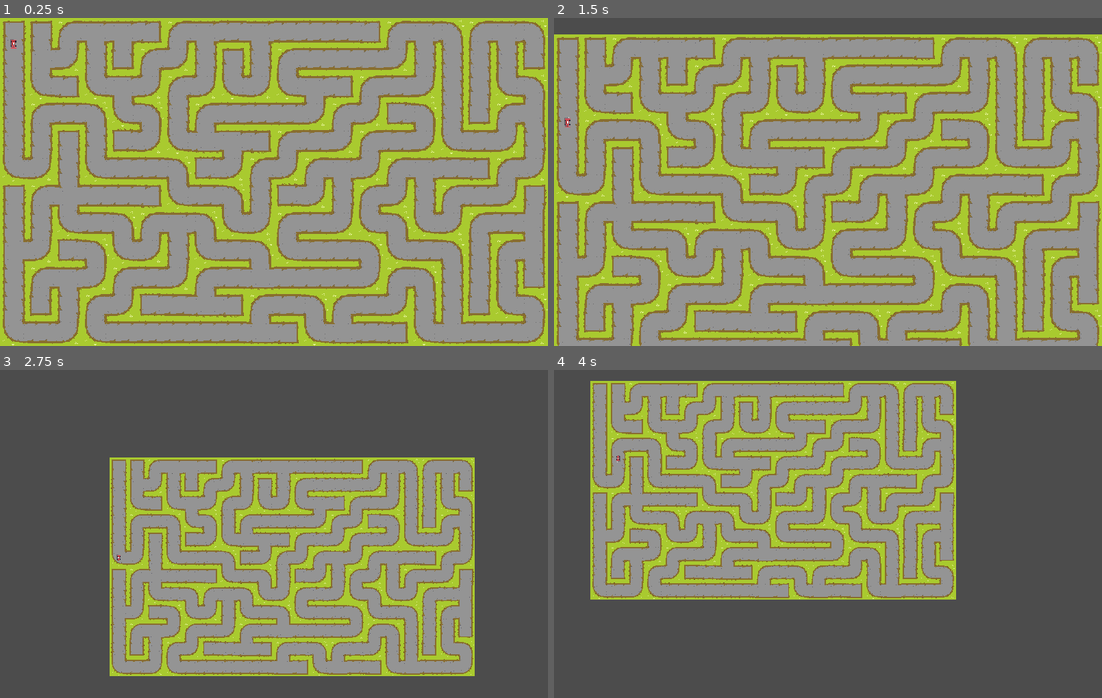
Above: before the commit, frames 1-4 (two rows, left to right).
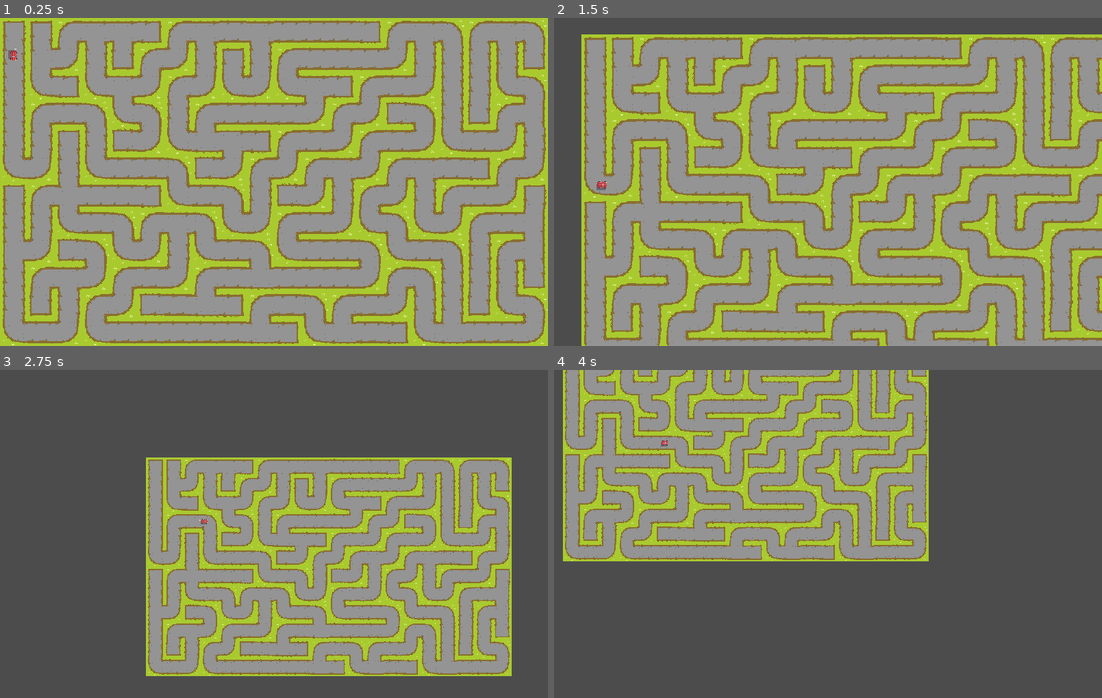
Above: after the commit, the same moments.

Repository: Yemm-Ps1/VideoGam
Game: Godot game, scene res://Maze.tscn
Two runs of this game, one before a commit and one after it. Both use one fixed random seed, a clock stepped at 60 frames per second and the inputs below.
Inputs (mouse positions are in pixels of both pictures, inside the frame that each line leads up to):
- Up to frame 1 (0.25 s): no input
- Up to frame 2 (1.5 s): tap Enter (ui_accept) at 0.5, 0.77, 1.25 s; move the mouse to (948, 165) at 0.52 s; hold Right (ui_right) 0.53-1.25 s; hold Ctrl (modifier) 0.53-1.25 s; click (948, 165) at 0.67 s; drag from (718, 198) to (800, 247) at 1.27 s
- Up to frame 3 (2.75 s): tap Enter (ui_accept) at 2 s; move the mouse to (328, 461) at 2.02 s; hold Right (ui_right) from 2.03 s (still down); hold Ctrl (modifier) from 2.03 s (still down); tap Mouse wheel down (scroll_down) at 2.1 s; click (328, 461) at 2.17 s
- Up to frame 4 (4 s): release Right (ui_right) at 2.75 s; release Ctrl (modifier) at 2.75 s; drag from (800, 599) to (663, 484) at 2.77 s; tap Enter (ui_accept) at 3.5, 3.77 s; move the mouse to (992, 583) at 3.52 s; hold Left (ui_left) from 3.53 s (still down); hold Ctrl (modifier) from 3.53 s (still down); click (992, 583) at 3.67 s

The runs differ from the first frame. In frame 1, less than 0.1% of the frame differs, in the area x 1-4%, y 6-13%; in frame 2, 39%, in the area x 0-100%, y 5-100%; in frame 3, 23%; in frame 4, 34%.

Commit message:
Camera movement stuff.

Diff:
--- a/Camera2D.gd
+++ b/Camera2D.gd
@@ -1,50 +1,34 @@
 extends Camera2D
-
-
-var dir_enum =  {
-	"ui_up" : Vector2.UP,
-	"ui_down" : Vector2.DOWN,
-	"ui_left" : Vector2.LEFT,
-	"ui_right" : Vector2.RIGHT
-}
 
 var movement_modifier = 64
 
-func _ready():
-	set_process_input(true)
+var window_size = OS.window_size
+var min_x = 0
+var min_y = 0
+var max_x = window_size.x
+var max_y = window_size.y
 
 
-var _previousPosition = Vector2.ZERO
+#func _ready():
+#	set_process_input(true)
+#	limit_top = 0
+#	limit_bottom = max_y
+#	limit_left = 0
+#	limit_right = max_x
+
+
 var _moveCamera = false
 
 func _unhandled_input(event):
-	for dir in dir_enum.keys():
-		if event.is_action_pressed(dir):
-			move(dir_enum[dir])
-
 	if event is InputEventMouseButton && event.button_index == BUTTON_LEFT:
 		get_tree().set_input_as_handled()
 		if event.is_pressed():
-			_previousPosition = event.position
 			_moveCamera = true
 		else:
 			_moveCamera = false
 	elif event is InputEventMouseMotion && _moveCamera:
 		get_tree().set_input_as_handled()
-		position += (_previousPosition - event.position)
-		_previousPosition = event.position
-
-
-#var dragging = false
-#func _input(event):
-#	if event is InputEventMouseButton:
-#		if event.is_pressed():
-#			dragging = true
-#		else:
-#			dragging = false
-#	elif event is InputEventMouseMotion and dragging:
-#		position = get_global_mouse_position()
-
-
-func move(dir):
-	position += dir * movement_modifier
+		var next_pos = position + event.relative * zoom.x * -1
+		position = next_pos
+		print(global_position)
+		#print(position)
--- a/Maze.gd
+++ b/Maze.gd
@@ -4,8 +4,6 @@
 const E = 2
 const S = 4
 const W = 8
-
-
 
 onready var Map = $TileMap
 
--- a/Maze.tscn
+++ b/Maze.tscn
@@ -11,6 +11,7 @@
 
 [node name="Camera2D" type="Camera2D" parent="."]
 current = true
+limit_smoothed = true
 script = ExtResource( 4 )
 
 [node name="TileMap" type="TileMap" parent="."]
--- a/Player.gd
+++ b/Player.gd
@@ -11,7 +11,7 @@
 var velocity
 var direction
 var i = 0
-export var speed = 2
+export var speed = 4
 
 func _process(delta):
 	var player_pos = _translatedPos(position)
@@ -24,8 +24,6 @@
 	elif i+1 == tree.size():
 		print("END")
 		return
-
-
 	position += velocity
 
 
--- a/Player.tscn
+++ b/Player.tscn
@@ -1,7 +1,8 @@
-[gd_scene load_steps=9 format=2]
+[gd_scene load_steps=14 format=2]
 
 [ext_resource path="res://assets/F1-Anim-1.png" type="Texture" id=1]
 [ext_resource path="res://Player.gd" type="Script" id=2]
+[ext_resource path="res://assets/Car-Anim-1.png" type="Texture" id=3]
 
 [sub_resource type="RectangleShape2D" id=1]
 extents = Vector2( 32, 32 )
@@ -22,11 +23,32 @@
 atlas = ExtResource( 1 )
 region = Rect2( 186, 0, 62, 62 )
 
-[sub_resource type="SpriteFrames" id=6]
+[sub_resource type="AtlasTexture" id=6]
+atlas = ExtResource( 3 )
+region = Rect2( 0, 0, 62, 62 )
+
+[sub_resource type="AtlasTexture" id=7]
+atlas = ExtResource( 3 )
+region = Rect2( 62, 0, 62, 62 )
+
+[sub_resource type="AtlasTexture" id=8]
+atlas = ExtResource( 3 )
+region = Rect2( 124, 0, 62, 62 )
+
+[sub_resource type="AtlasTexture" id=9]
+atlas = ExtResource( 3 )
+region = Rect2( 186, 0, 62, 62 )
+
+[sub_resource type="SpriteFrames" id=10]
 animations = [ {
 "frames": [ SubResource( 2 ), SubResource( 3 ), SubResource( 4 ), SubResource( 5 ) ],
 "loop": true,
 "name": "default",
+"speed": 5.0
+}, {
+"frames": [ SubResource( 6 ), SubResource( 7 ), SubResource( 8 ), SubResource( 9 ) ],
+"loop": true,
+"name": "truck",
 "speed": 5.0
 } ]
 
@@ -40,6 +62,6 @@
 position = Vector2( 1.9495, -2.49848 )
 rotation = 1.5708
 scale = Vector2( 2, 2 )
-frames = SubResource( 6 )
-frame = 3
+frames = SubResource( 10 )
+animation = "truck"
 playing = true
--- a/project.godot
+++ b/project.godot
@@ -37,6 +37,13 @@
 , Object(InputEventKey,"resource_local_to_scene":false,"resource_name":"","device":0,"alt":false,"shift":false,"control":false,"meta":false,"command":false,"pressed":false,"scancode":16777222,"unicode":0,"echo":false,"script":null)
 , Object(InputEventKey,"resource_local_to_scene":false,"resource_name":"","device":0,"alt":false,"shift":false,"control":false,"meta":false,"command":false,"pressed":false,"scancode":32,"unicode":0,"echo":false,"script":null)
 , Object(InputEventJoypadButton,"resource_local_to_scene":false,"resource_name":"","device":0,"button_index":0,"pressure":0.0,"pressed":false,"script":null)
+, Object(InputEventMouseButton,"resource_local_to_scene":false,"resource_name":"","device":0,"alt":false,"shift":false,"control":false,"meta":false,"command":false,"button_mask":0,"position":Vector2( 0, 0 ),"global_position":Vector2( 0, 0 ),"factor":1.0,"button_index":1,"pressed":false,"doubleclick":false,"script":null)
+ ]
+}
+ui_select={
+"deadzone": 0.5,
+"events": [ Object(InputEventKey,"resource_local_to_scene":false,"resource_name":"","device":0,"alt":false,"shift":false,"control":false,"meta":false,"command":false,"pressed":false,"scancode":32,"unicode":0,"echo":false,"script":null)
+, Object(InputEventJoypadButton,"resource_local_to_scene":false,"resource_name":"","device":0,"button_index":3,"pressure":0.0,"pressed":false,"script":null)
 , Object(InputEventMouseButton,"resource_local_to_scene":false,"resource_name":"","device":0,"alt":false,"shift":false, …(202 unchanged characters)…
  ]
 }
Not shown, added: export_presets.cfg
